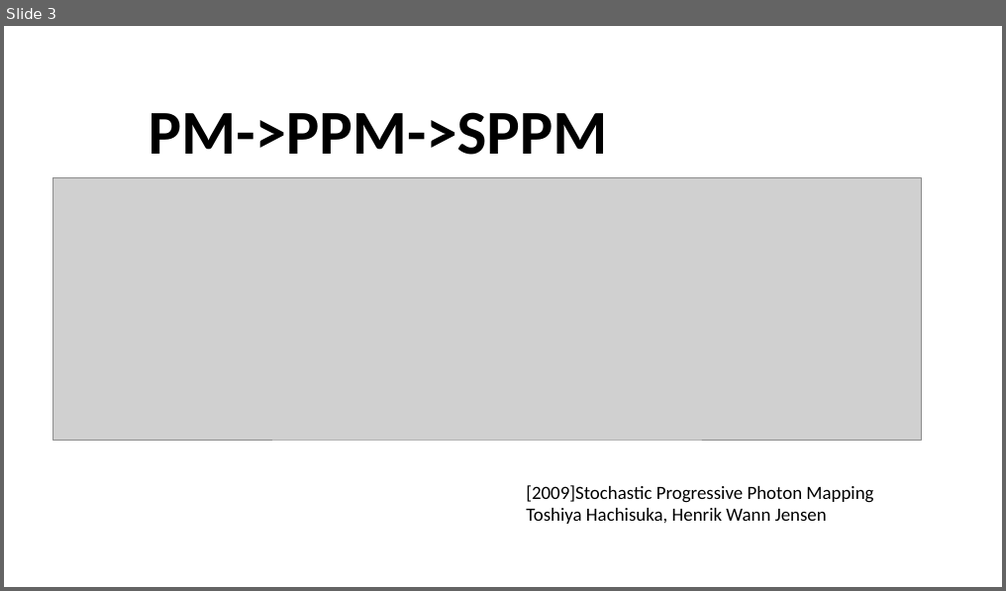
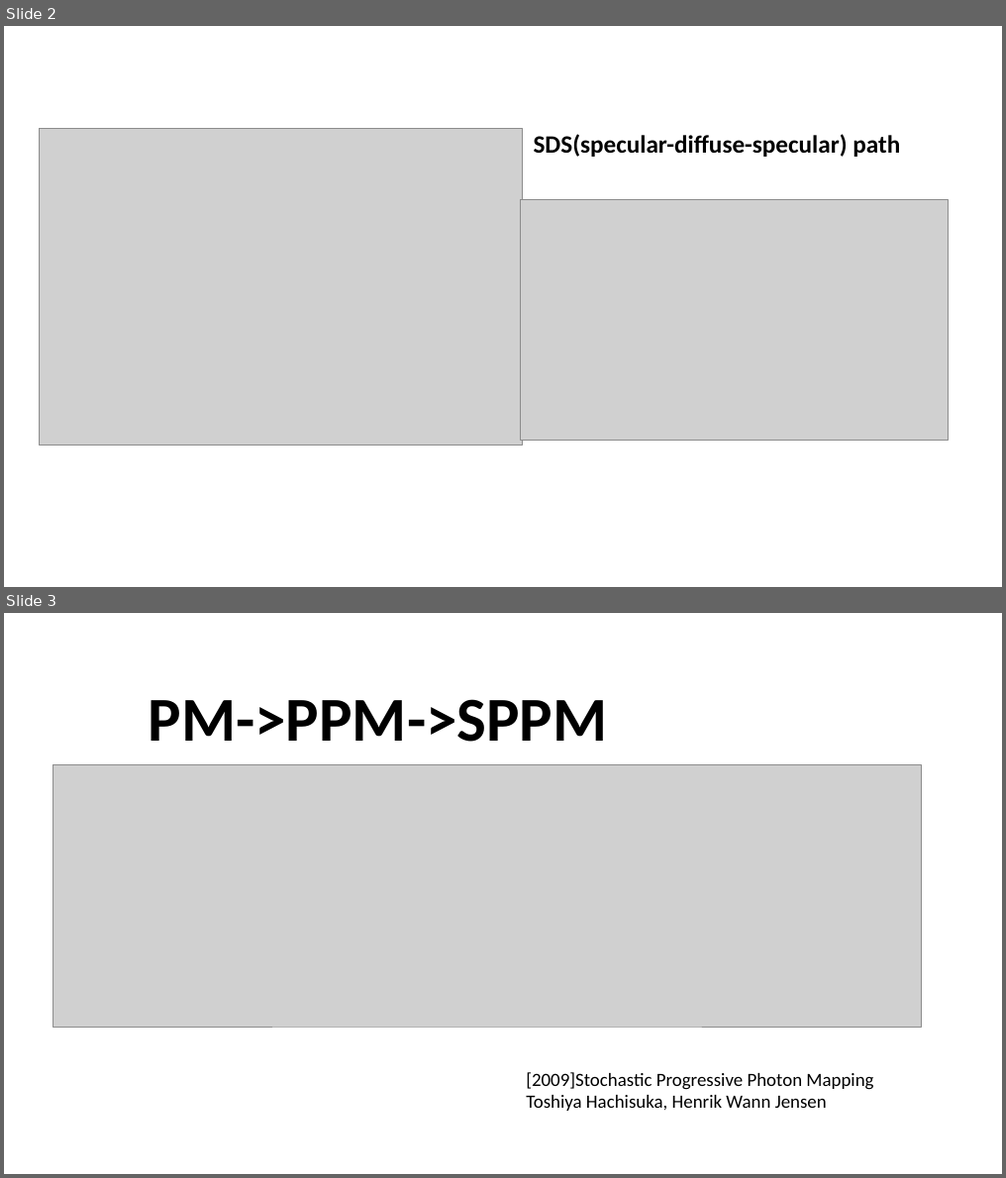
Before and after one commit to Entropy-Fighter/Stochastic_Progressive_Photon_Mapping, a slide deck: report&presentation/cg_presentation.pptx. Shown one above the other, each under a label of ours: slide 3 before the commit, slides 2 and 3 after it. The pictures are 1006x591 and 1006x1178 pixels, drawn with LibreOffice and Linux fonts; fonts in the diff are those of the drawing; grey boxes stand for pictures; background and template pictures are left out. Boxes give left, top, right and bottom in pixels: in the first picture for what was removed or moved away, otherwise in the second. Text is boxed around its words. In the diff, an @@ line names an element or a change of style, - is before the commit and + after.

```diff
--- a/report&presentation/cg_presentation.pptx
+++ b/report&presentation/cg_presentation.pptx
@@ slide 2 added at box(4, 26, 1002, 587), background #FFFFFF @@
@@ picture added at box(40, 128, 523, 445) @@
@@ text added at box(534, 134, 900, 157), 24 pt, text #000000, bold @@
+SDS(specular-diffuse-specular) path
@@ picture added at box(520, 199, 948, 440) @@
```
Also in this commit, not shown: 1 slide changed, 1 slide removed, 7 other files.
